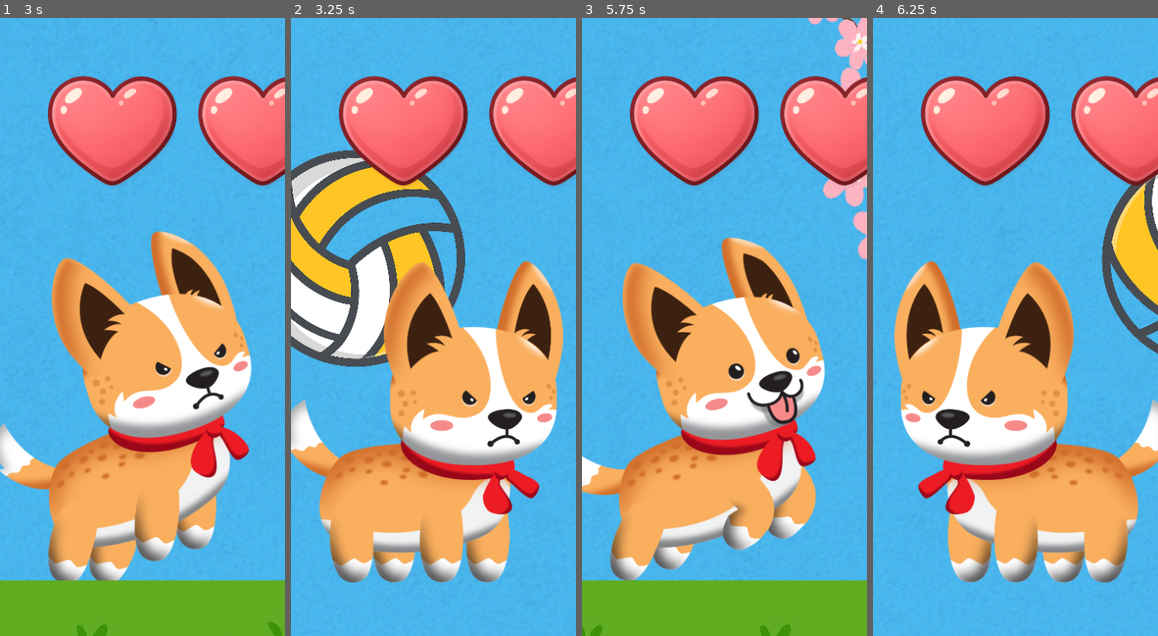
Above: before the commit, frames 1-4 (left to right).
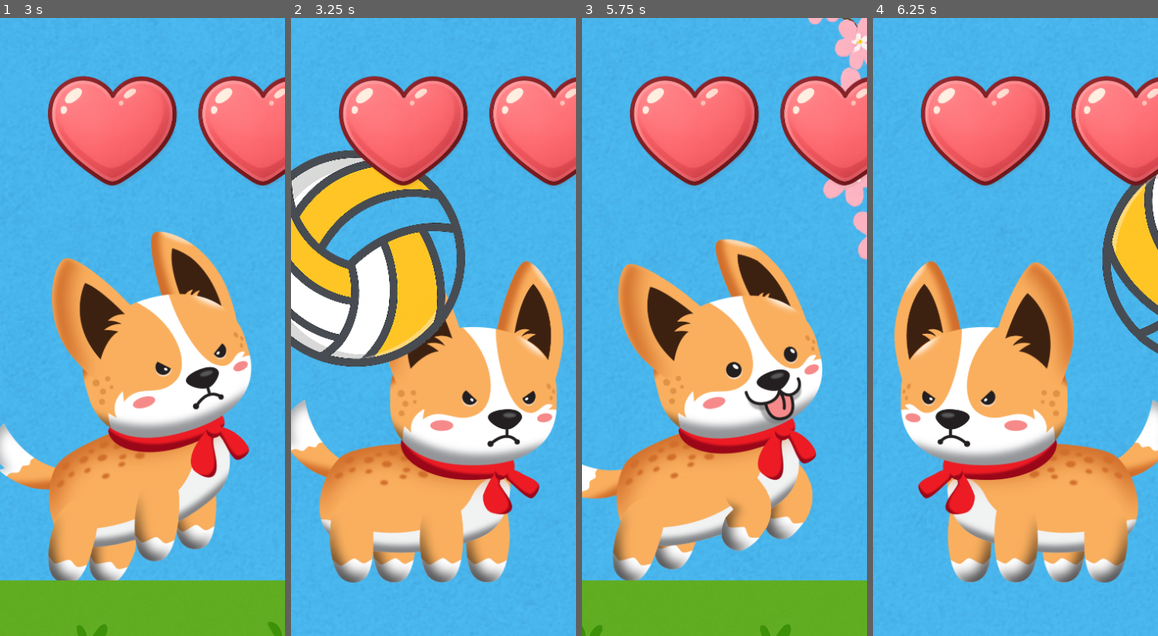
Above: after the commit, the same moments.

Repository: codyromano/chonki
Game: Godot game, scene res://scenes/level1.tscn
Two runs of this game, one before a commit and one after it. Both use one fixed random seed, a clock stepped at 60 frames per second and the inputs below. Sound files missing from this copy of the repository are replaced by a short silence.
Inputs:
- Up to frame 1 (3 s): hold Right (ui_right) 0.53-2.03 s; tap D (push) at 0.6, 2.1 s; tap Up (ui_up) at 0.77, 1.07, 1.52, 1.82 s; tap S (ram) at 1.35, 2.85 s; hold Left (ui_left) 2.03-2.78 s; hold Right (ui_right) from 2.78 s (still down)
- Up to frame 2 (3.25 s): keep holding Right (ui_right); tap Up (ui_up) at 3.02 s
- Up to frame 3 (5.75 s): tap Up (ui_up) at 3.32, 3.77, 4.07, 4.52, 4.82 s; tap D (push) at 3.6, 5.1 s; release Right (ui_right) at 4.28 s; hold Left (ui_left) 4.28-5.03 s; tap S (ram) at 4.35 s; hold Right (ui_right) from 5.03 s (still down)
- Up to frame 4 (6.25 s): release Right (ui_right) at 5.78 s; hold Left (ui_left) from 5.78 s (still down); tap S (ram) at 5.85 s; tap Up (ui_up) at 6.02 s

Frame 1 is identical in both runs. In frame 2, 2.5% of the frame differs, in the area x 32-57%, y 39-56%; in frame 3, 6.5%, in the area x 0-86%, y 35-91%; in frame 4, 0.2%.

Commit message:
fix heart sound and make level playable

Diff:
--- a/scenes/level1.tscn
+++ b/scenes/level1.tscn
@@ -1,9 +1,10 @@
-[gd_scene load_steps=23 format=3 uid="uid://br8ftak73gmww"]
+[gd_scene load_steps=24 format=3 uid="uid://br8ftak73gmww"]
 
 [ext_resource type="PackedScene" uid="uid://cyu6wosf2qc3v" path="res://scenes/chonki.tscn" id="1_sihbw"]
 [ext_resource type="Texture2D" uid="uid://bpqdlmvtkr1i5" path="res://assets/environment/lake.png" id="1_vplxb"]
 [ext_resource type="Texture2D" uid="uid://bytsxlqncfgi8" path="res://assets/environment/sky.png" id="2_gc4xo"]
 [ext_resource type="PackedScene" uid="uid://bm55n82sfyn37" path="res://scenes/collectible.tscn" id="4_ew37v"]
+[ext_resource type="Texture2D" uid="uid://qx1ubqqi74hv" path="res://assets/collectibles/menu-icons/heart.png" id="4_mj2kh"]
 [ext_resource type="Texture2D" uid="uid://4bko6gewu3m1" path="res://assets/enemies/goose/goose1.png" id="13_7b16e"]
 [ext_resource type="Script" path="res://scenes/Goose.gd" id="13_rdfy5"]
 [ext_resource type="Texture2D" uid="uid://d4ibiy0oh2hpb" path="res://assets/enemies/goose/goose2.png" id="14_648ic"]
@@ -76,11 +77,15 @@
 
 [node name="Collectible2" parent="World2D" instance=ExtResource("4_ew37v")]
 z_index = 1
-position = Vector2(17646, -3038)
+position = Vector2(17553, -3726)
+
+[node name="Collectible4" parent="World2D" instance=ExtResource("4_ew37v")]
+z_index = 1
+position = Vector2(15810, -2496)
 
 [node name="Collectible3" parent="World2D" instance=ExtResource("4_ew37v")]
 z_index = 1
-position = Vector2(23675, -3178)
+position = Vector2(19496, -2793)
 
 [node name="GroundSprite" type="Polygon2D" parent="World2D"]
 z_index = 3
@@ -94,6 +99,7 @@
 
 [node name="Chonki" parent="World2D" instance=ExtResource("1_sihbw")]
 position = Vector2(5989, -499)
+heart_texture = ExtResource("4_mj2kh")
 
 [node name="Ground" type="StaticBody2D" parent="World2D"]
 visible = false
@@ -173,12 +179,13 @@
 polygon = PackedVector2Array(10873, 20, 10923, -147, 10941, -318, 10959, -502, 10941, -608, 10882, -691, 10759, -773, 1 …(294 unchanged characters)…
 
 [node name="Volleyballs" type="Node2D" parent="World2D"]
+z_index = 1
 
 [node name="Volleyball4" parent="World2D/Volleyballs" instance=ExtResource("16_q08mg")]
 position = Vector2(9751, 397)
 movement_distance_x = 2000.0
 movement_distance_y = 0.0
-movement_speed_seconds = 4.0
+movement_speed_seconds = 7.0
 rotation_setting = 60.0
 
 [node name="Volleyball3" parent="World2D/Volleyballs" instance=ExtResource("16_q08mg")]
@@ -187,7 +194,7 @@
 movement_speed_seconds = 2.0
 
 [node name="Volleyball2" parent="World2D/Volleyballs" instance=ExtResource("16_q08mg")]
-position = Vector2(13594, -692)
+position = Vector2(11514, 119)
 movement_distance_x = 0.0
 movement_distance_y = 3000.0
 movement_speed_seconds = 4.0
